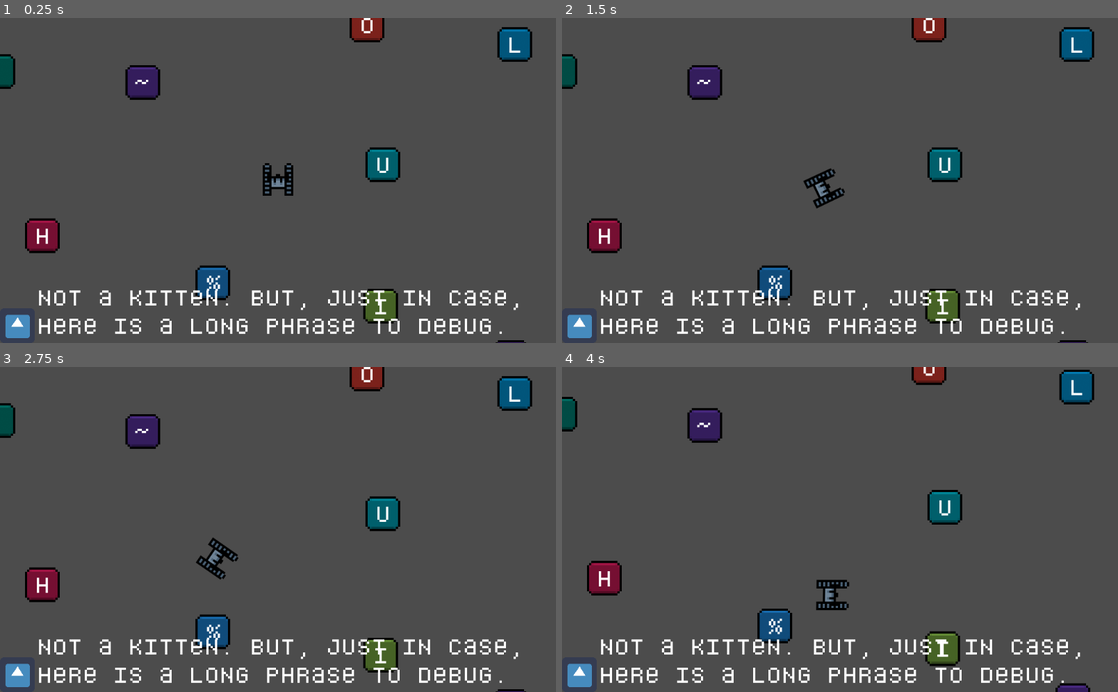
Above: before the commit, frames 1-4 (two rows, left to right).
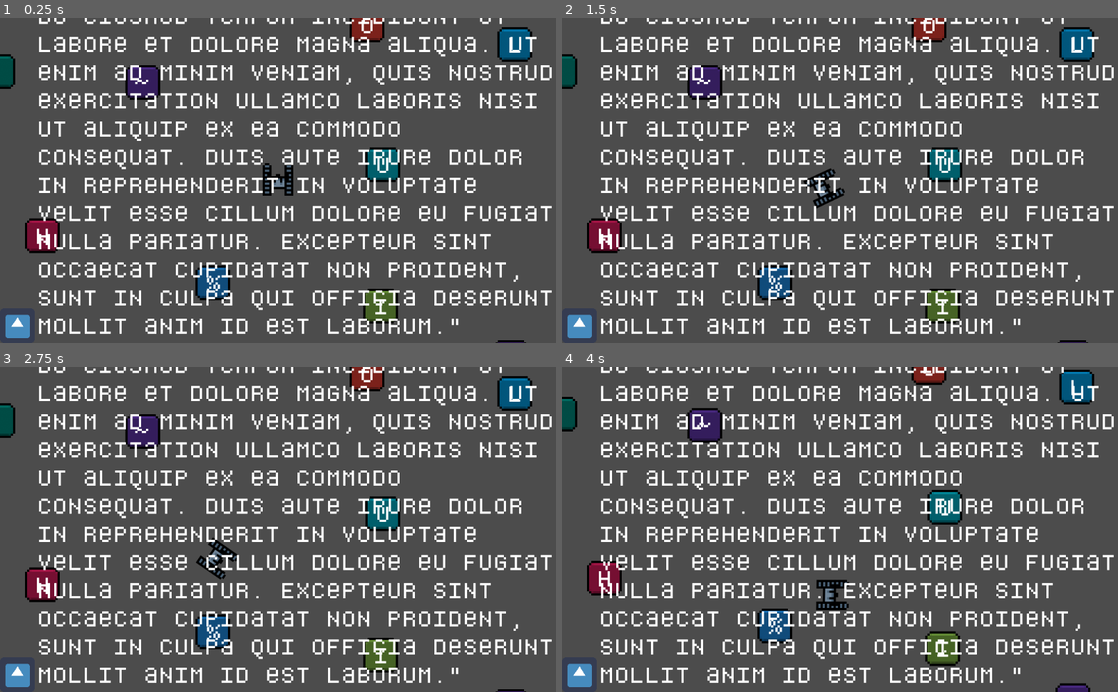
Above: after the commit, the same moments.

Repository: Morpheu5/RFK_Godot2D
Game: Godot game, scene res://Stage.tscn
Two runs of this game, one before a commit and one after it. Both use one fixed random seed, a clock stepped at 60 frames per second and the inputs below. The engine's default icon, where the game draws it, is replaced by a stand-in: a white triangle on a blue panel in a dark square.
Inputs (mouse positions are in pixels of both pictures, inside the frame that each line leads up to):
- Up to frame 1 (0.25 s): no input
- Up to frame 2 (1.5 s): tap Enter at 0.5 s; move the mouse to (962, 164) at 0.52 s; hold D (move_right) 0.53-1.28 s; tap Space (ask_kitten) at 0.6, 1.35 s; click (962, 164) at 0.67 s; move the mouse to (728, 196) at 1.27 s; hold S (move_down) from 1.28 s (still down)
- Up to frame 3 (2.75 s): move the mouse to (333, 458) at 2.02 s; release S (move_down) at 2.03 s; hold D (move_right) from 2.03 s (still down); tap Space (ask_kitten) at 2.1 s
- Up to frame 4 (4 s): move the mouse to (812, 594) at 2.77 s; release D (move_right) at 2.78 s; hold W (move_up) 2.78-3.53 s; tap Space (ask_kitten) at 2.85, 3.6 s; click (812, 594) at 2.92 s; move the mouse to (1006, 578) at 3.52 s; hold A (move_left) from 3.53 s (still down)

The runs differ from the first frame. In frame 1, 15% of the frame differs, in the area x 7-100%, y 0-98%; in frame 2, 15%; in frame 3, 15%; in frame 4, 15%.

Commit message:
Rename some HUD nodes

Diff:
--- a/GUI/HUD.tscn
+++ b/GUI/HUD.tscn
@@ -19,18 +19,18 @@
 margin_right = 1024.0
 margin_bottom = 725.0
 
-[node name="VBoxContainer" type="VBoxContainer" parent="MarginContainer/HBoxContainer"]
+[node name="ButtonContainer" type="VBoxContainer" parent="MarginContainer/HBoxContainer"]
 margin_right = 64.0
 margin_bottom = 725.0
 alignment = 2
 
-[node name="TextureRect" type="TextureRect" parent="MarginContainer/HBoxContainer/VBoxContainer"]
+[node name="TextureRect" type="TextureRect" parent="MarginContainer/HBoxContainer/ButtonContainer"]
 margin_top = 661.0
 margin_right = 64.0
 margin_bottom = 725.0
 texture = ExtResource( 1 )
 
-[node name="VBoxContainer2" type="VBoxContainer" parent="MarginContainer/HBoxContainer"]
+[node name="LabelContainer" type="VBoxContainer" parent="MarginContainer/HBoxContainer"]
 margin_left = 68.0
 margin_right = 1024.0
 margin_bottom = 725.0
@@ -38,7 +38,7 @@
 size_flags_vertical = 3
 alignment = 2
 
-[node name="Label" type="Label" parent="MarginContainer/HBoxContainer/VBoxContainer2"]
+[node name="Label" type="Label" parent="MarginContainer/HBoxContainer/LabelContainer"]
 margin_right = 956.0
 margin_bottom = 725.0
 grow_vertical = 0
